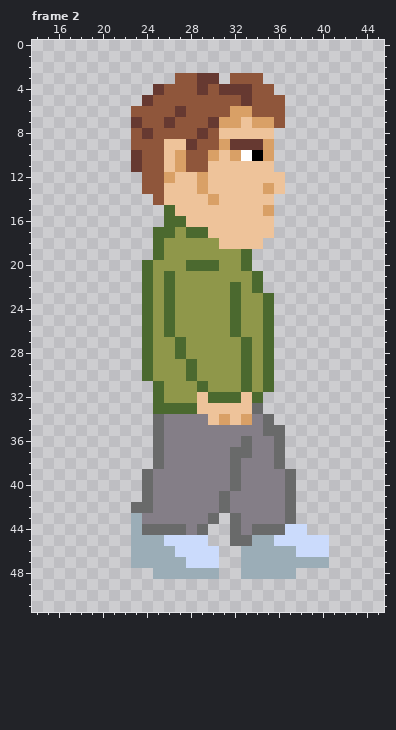
Pixel-art file: artsrc/pnj1_sheet.aseprite. This is how it looked before the edit.
60x60 pixels, 6 frames. Shown: frame 2: x 14..45, y 0..51. The commit also changed other frames, which this record leaves out.
Once edited:
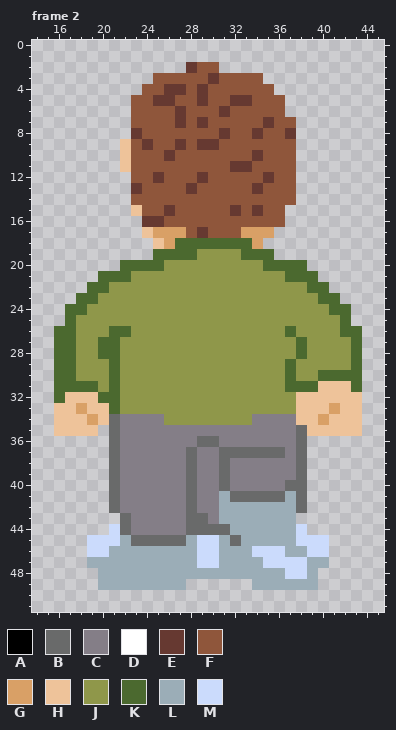
Palette (. is transparent): A #000000  B #696a6a  C #847e87  D #ffffff  E #663931  F #8f563b  G #d9a066  H #eec39a  J #8f974a  K #4b692f  L #9badb7  M #cbdbfc
The exact change:
layer "right" added
layer "left" added
layer "down" added
layer "up" added
layer "Layer 1" removed
Changed rows in their new state; - is an unchanged pixel.
Frame 2, layers "up", "down", "left":
first column x 16:
 2 ------------EFF-------------
 3 ---------FF--F-F------------
 4 --------FFEE---FFF----------
 5 -------FFEE--E--E-----------
 6 ---------------EFF----------
 7 -------F--FE-EFFFFFE-F------
 8 -------EF----F-EFFEFFE------
 9 ------H-E-FEFEEFFFFFFF------
10 ------HF--EF--FFFFEFFF------
11 ------HF--FF--FFEEFFFF------
12 -------F-EFFFEFFFFFEFF------
13 -------E--FFEFFFFFEFFF------
14 -------FF-FFFFFFFFFFFF------
15 -------HFFEFFFFFEFEFF-------
16 --------EEFFFFFFFFFFF-------
17 --------HGGGFEFFFGGG--------
18 ---------HGKKKKKKKG---------
19 ----------KKK-----KK--------
20 ------KK-K--JJJ--JJKKKK-----
21 ----KKKJJ-J-------JJJKKK----
22 ---KKJJJJ-J-----J-JJJJJKK---
23 --KKJJJJJ-J-----J--JJJJJKK--
24 -KKJJJJJJ-J-----J--JJJJJJKK-
25 -KJJJJJJJ-J-----J--JJJJJJJK-
26 KKJJJKKJJ-J-----J--JJKJJJJKK
27 KKJJKKJJJ--J-----J-JJJKJJJJK
28 KKJJKKJJJ--J-----J-JJJKJJJJK
29 KKJJJKJJJ---J----J-JJKJJJJJK
30 KKJJJKJJJ---J----J-JJKJJKKKK
31 KKKKJKJJJJ---J---J-JJKKKHHHK
32 KHHHKKJJJJ---JJJJJJJJJHHHHHH
33 HHGHHKJJJJJJJJJJJJJJJJHHHGHH
34 HHHGHBCCCCJJJJJJJJ-CCCHHGHHH
35 HHHH-BCCCC---------CCCBHHHHH
36 -----BCCCC---BB--C--CCB-----
37 -----BCCCC--B--B--BB-CB-----
38 -----BCCCC--B--BC---CCB-----
39 -----BCCC---B--BC----CB-----
40 -----BCCC---B--BC-----B-----
41 -----BCCC---B--LBBBBBLB-----
42 -----BCCC---B--LLLLLLLB-----
43 ------BC----BBCLLLLLLL------
44 -----MBCCCCCB-BBLLLLLL------
45 ---MMMLBBBBBL-ML-L--LL------
46 ---MMLL----LL--LL-MMM-L-----
47 ---LLLL-----L--LL--MMMM-----
48 ----LLLLL------LL----MML----
49 ----LLLLLLLL------LLLLLL----
Where, in picture pixels (left, top, right, bottom), the same in both pictures:
changed: (54, 62, 362, 590)
